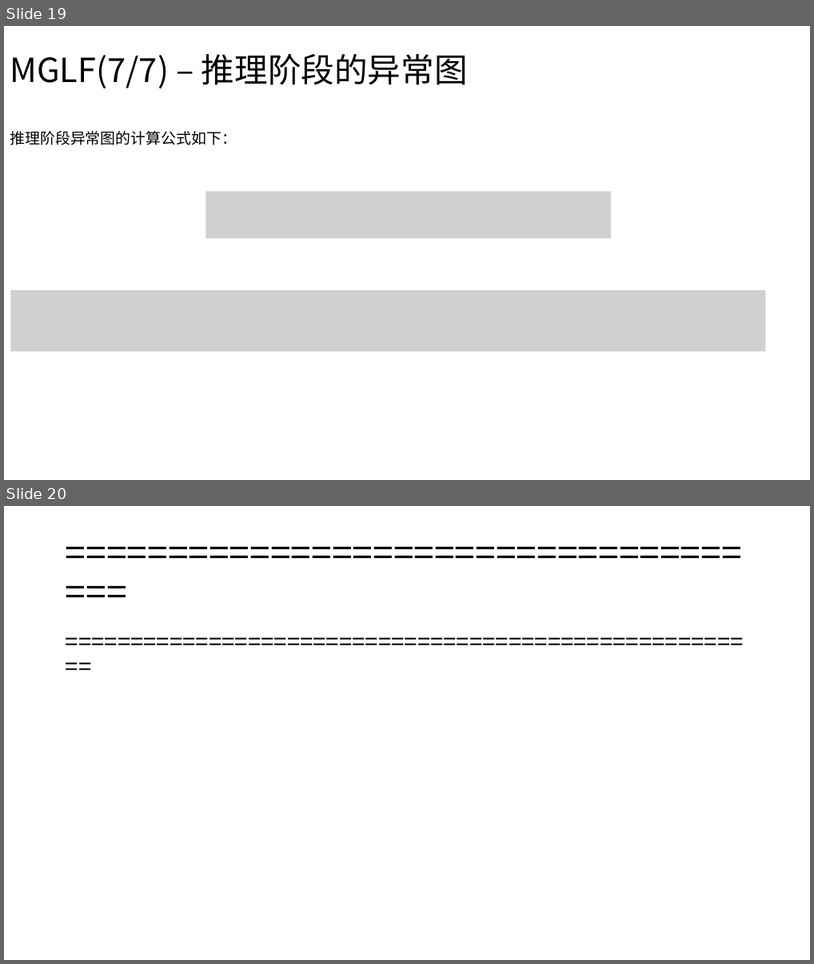
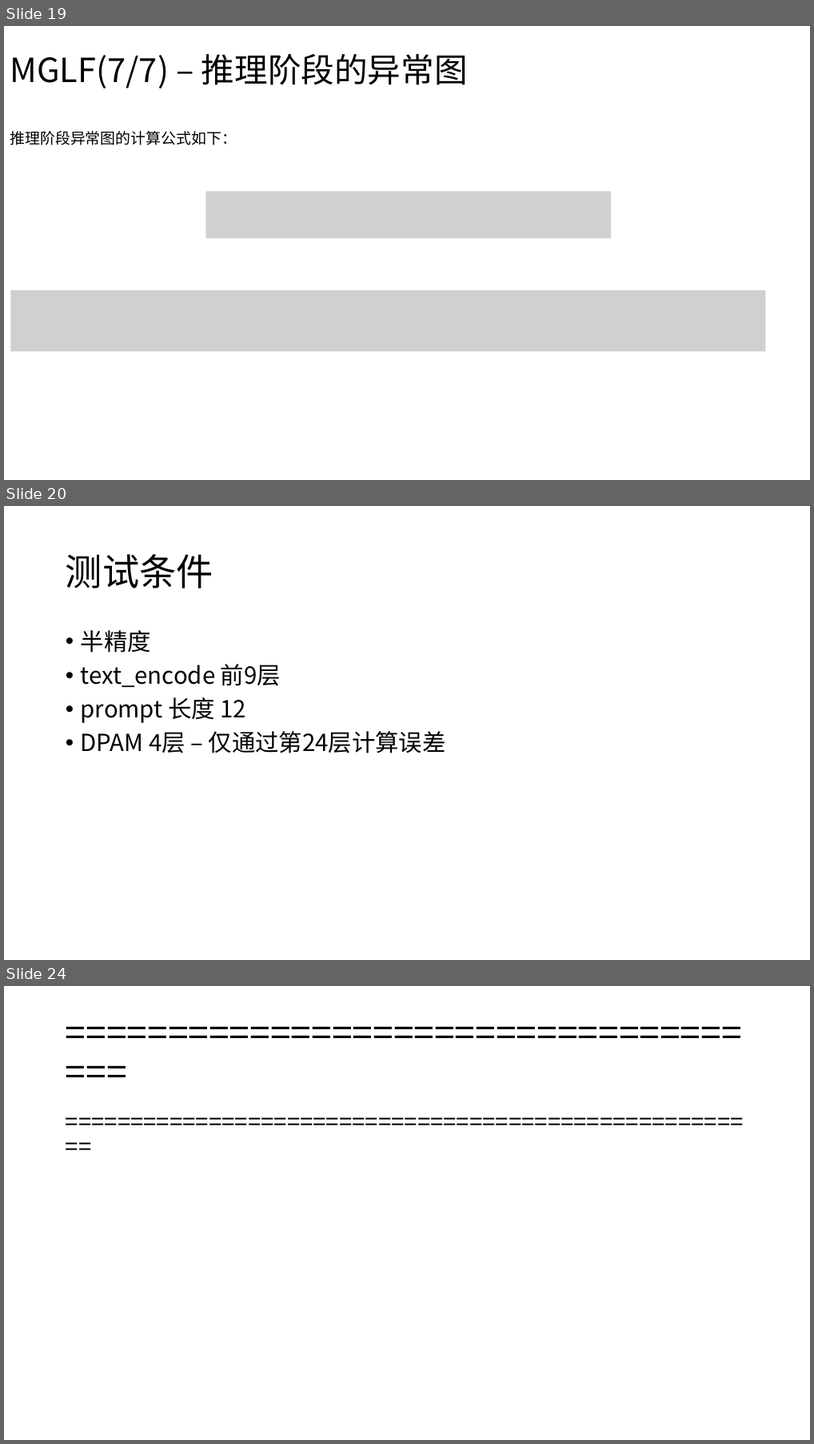
Before and after one commit to wushengxin2012/fileRepository, a slide deck: 2.MGCLIP.pptx. Shown one above the other, each under a label of ours: slides 19 and 20 before the commit, slides 19, 20 and 24 after it; the slides between them are not shown. The pictures are 814x964 and 814x1444 pixels, drawn with LibreOffice and Linux fonts; fonts in the diff are those of the drawing; grey boxes stand for pictures. Boxes give left, top, right and bottom in pixels: in the first picture for what was removed or moved away, otherwise in the second. Text is boxed around its words. In the diff, an @@ line names an element or a change of style, - is before the commit and + after.

```diff
--- a/2.MGCLIP.pptx
+++ b/2.MGCLIP.pptx
@@ slide 20 added at <box>4,506,810,960</box>, background #FFFFFF @@
@@ title added at <box>66,554,214,588</box>, 44 pt, text #000000 @@
+测试条件
@@ text added at <box>81,630,446,753</box>, 28 pt, text #000000 @@
+• 半精度
+• text_encode 前9层
+• prompt 长度 12
+• DPAM 4层 – 仅通过第24层计算误差
@@ what was slide 20 is now slide 24 @@
```
Also in this commit, not shown: 3 other slides added, 4 other files.
